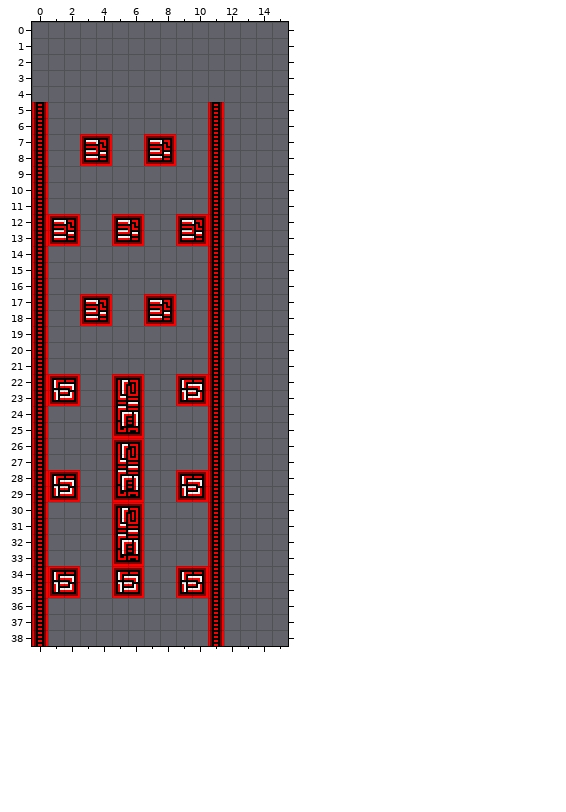
An edit to a level. Tiled map, tiled/tmx/red/red_easy_2.tmx. Above: the version before the commit.
Cells are 8x8 px. Shown: x 0..15, y 0..38. The old version is drawn lined up with the new one.
And afterwards:
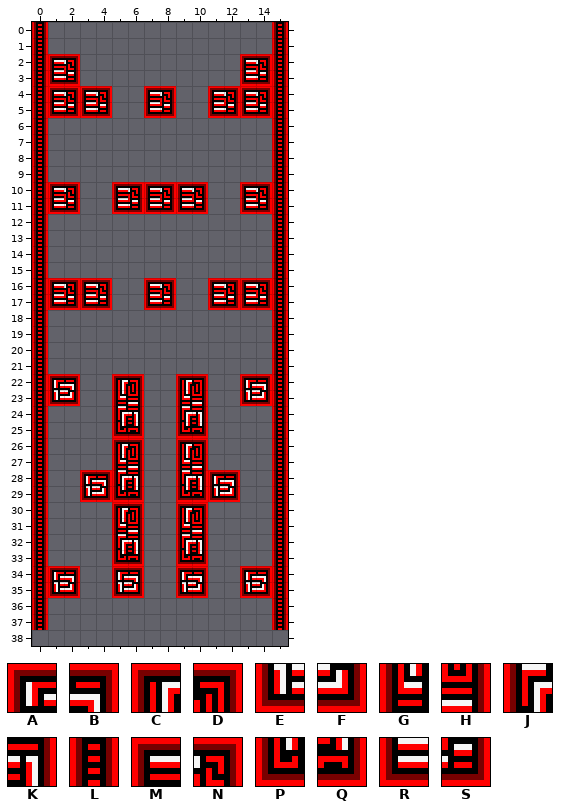
Key: from "tiles_red": A 0, B 1, C 8, D 9, E 37, F 38, G 45, H 46, J 82, K 83, L 108, M 111, N 112, P 119, Q 120, R 148, S 149.
_ is an empty cell.
The author wrote: red segments overhaul - done!
What changed:
map size 12x34 -> 16x38 cells (old content now starts at 0,5; both pictures use the new coordinates)
Layer "border":
y 0..4: x 0 _ -> L; x 15 _ -> L
y 5..37: x 11 L -> _; x 15 _ -> L
y 38: x 0 L -> _; x 11 L -> _
Layer "Tile Layer 1":
y 2: x 1..2 __ -> MN; x 13..14 __ -> MN
y 3: x 1..2 __ -> RS; x 13..14 __ -> RS
y 4: x 1..4 ____ -> MNMN; x 7..8 __ -> MN; x 11..14 ____ -> MNMN
y 5: x 1..4 ____ -> RSRS; x 7..8 __ -> RS; x 11..14 ____ -> RSRS
y 7: x 3..4 MN -> __; x 7..8 MN -> __
y 8: x 3..4 RS -> __; x 7..8 RS -> __
y 10: x 1..2 __ -> MN; x 5..10 ______ -> MNMNMN; x 13..14 __ -> MN
y 11: x 1..2 __ -> RS; x 5..10 ______ -> RSRSRS; x 13..14 __ -> RS
y 12: x 1..2 MN -> __; x 5..6 MN -> __; x 9..10 MN -> __
y 13: x 1..2 RS -> __; x 5..6 RS -> __; x 9..10 RS -> __
y 16: x 1..4 ____ -> MNMN; x 7..8 __ -> MN; x 11..14 ____ -> MNMN
y 17: x 1..4 __MN -> RSRS; x 7..8 MN -> RS; x 11..14 ____ -> RSRS
y 18: x 3..4 RS -> __; x 7..8 RS -> __
y 22: x 9..10 AB -> CD; x 13..14 __ -> AB
y 23: x 9..10 EF -> GH; x 13..14 __ -> EF
y 24: x 9..10 __ -> JK
y 25: x 9..10 __ -> PQ
y 26: x 9..10 __ -> CD
y 27: x 9..10 __ -> GH
y 28: x 1..4 AB__ -> __AB; x 9..12 AB__ -> JKAB
y 29: x 1..4 EF__ -> __EF; x 9..12 EF__ -> PQEF
y 30: x 9..10 __ -> CD
y 31: x 9..10 __ -> GH
y 32: x 9..10 __ -> JK
y 33: x 9..10 __ -> PQ
y 34: x 13..14 __ -> AB
y 35: x 13..14 __ -> EF
Where, in picture pixels (left, top, right, bottom), the same in both pictures:
added: (32, 22, 112, 118)
changed: (112, 22, 288, 646)
removed: (80, 134, 112, 166)
changed: (48, 182, 80, 246)
changed: (48, 278, 112, 326)
changed: (48, 470, 112, 502)
removed: (32, 630, 48, 646)
